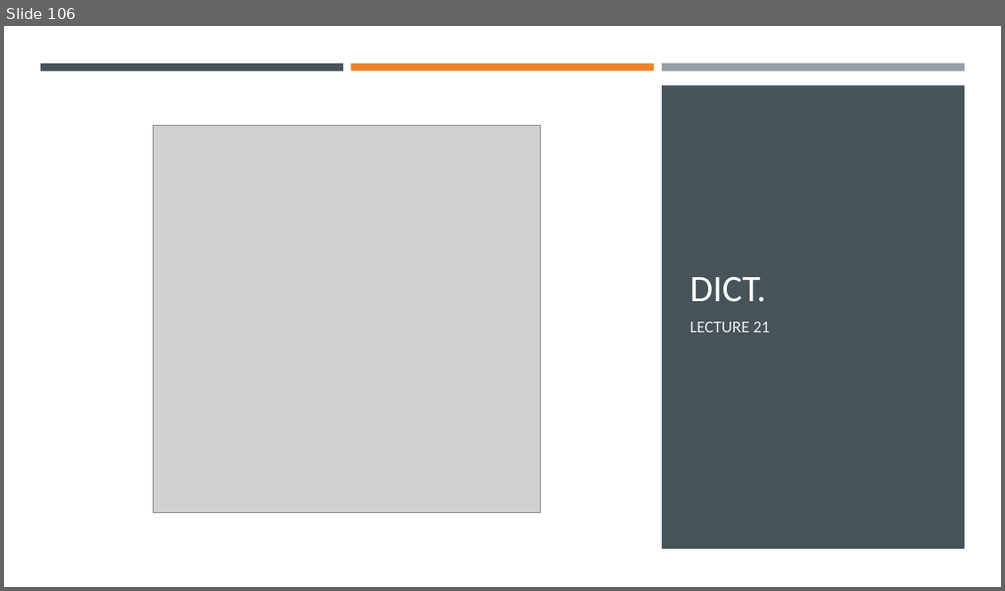
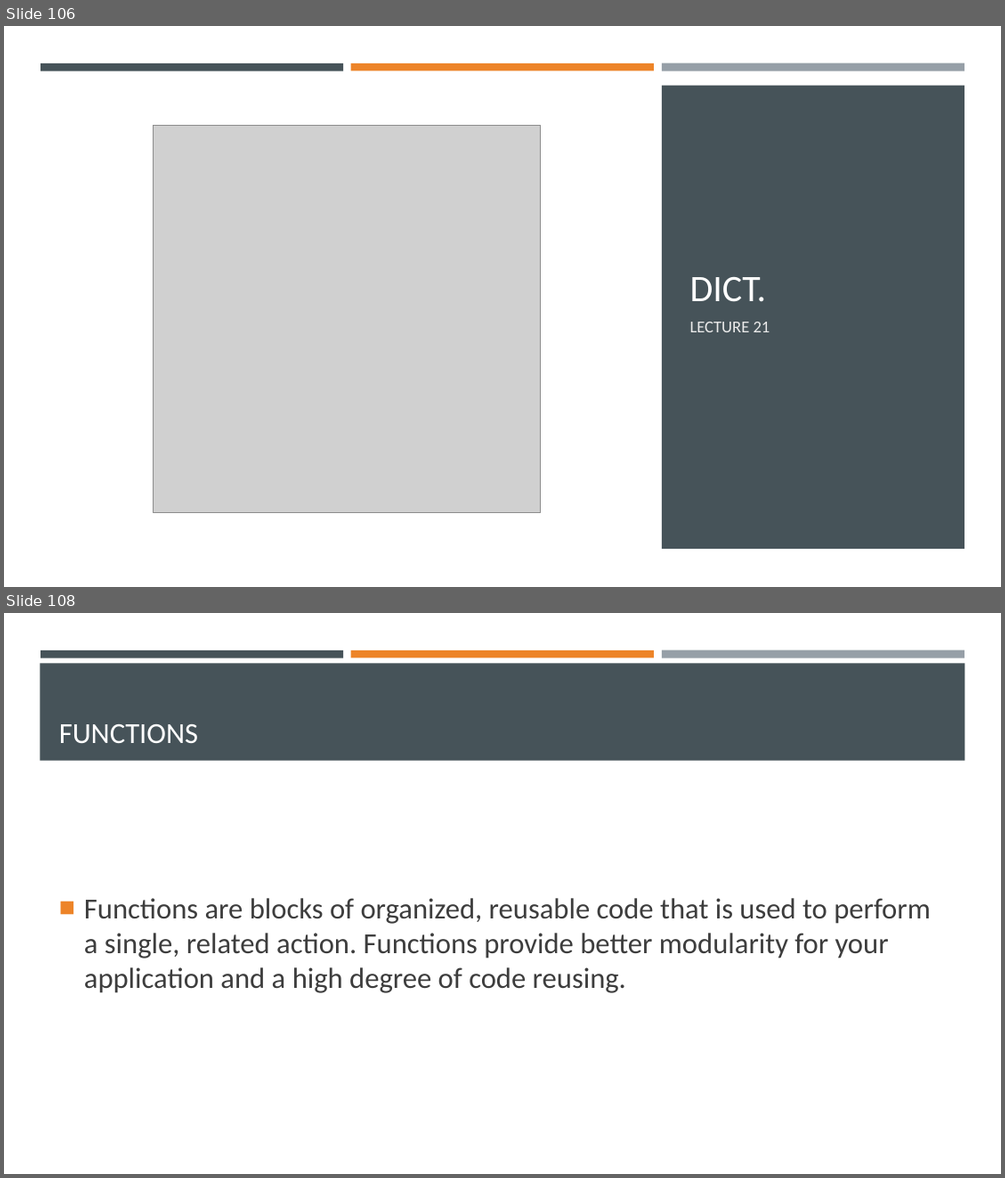
Before and after one commit to Ghost0396/iot, a slide deck: python/Python 3.pptx. Shown one above the other, each under a label of ours: slide 106 before the commit, slides 106 and 108 after it; the slides between them are not shown. The pictures are 1005x591 and 1005x1178 pixels, drawn with LibreOffice and Linux fonts; fonts in the diff are those of the drawing; grey boxes stand for pictures. Boxes give left, top, right and bottom in pixels: in the first picture for what was removed or moved away, otherwise in the second. Text is boxed around its words. In the diff, an @@ line names an element or a change of style, - is before the commit and + after.

```diff
--- a/python/Python 3.pptx
+++ b/python/Python 3.pptx
@@ slide 108 added at (4,613,1001,1174), background #FFFFFF @@
@@ rectangle added at (40,663,965,761), fill #465359 @@
@@ rectangle added at (40,650,343,657), fill #465359 @@
@@ rectangle added at (351,650,654,657), fill #ED8428 @@
@@ rectangle added at (662,650,964,658), fill #969FA7 @@
@@ title added at (59,724,198,743), 28 pt, text #FFFFFF @@
+FUNCTIONS
@@ text added at (84,898,930,993), 28 pt, text #3D3D3D @@
+■ Functions are blocks of organized, reusable code that is used to perform a single, related action. Functions provide better modularity for your application and a high degree of code reusing.
```
Also in this commit, not shown: 17 other slides added, 1 slide removed, 2 other files.
